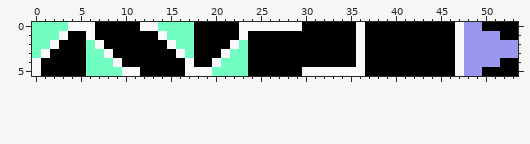
A pixel-art file gets an edit: dev/gfx/game/dialog.aseprite. Above: the version before the commit.
54x6 pixels, 1 frame.
After the commit:
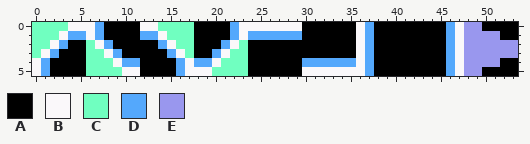
Palette (. is transparent): A #000000  B #faf8fa  C #70ffc0  D #54a8fc  E #9997ee
Change:
@@ x 0..53 @@
-0 CCCCBBBAAAAABBCCCCAAAAABBBBBBBAAAAAABAAAAAAAAAABEEAAAA
-1 CCCBAABAAAAAAABCCCAAAAABAAAAAAAAAAAABAAAAAAAAAABEEEEAA
-2 CCBAAACBAAAAAAABCCAAAABCAAAAAAAAAAAABAAAAAAAAAABEEEEEE
-3 CBAAAACCBAAAAAAABCAAABCCAAAAAAAAAAAABAAAAAAAAAABEEEEEE
-4 BAAAAACCCBAAAAAAABAABCCCAAAAAAAAAAAABAAAAAAAAAABEEEEAA
-5 BAAAAACCCCBBAAAAABBBCCCCAAAAAABBBBBBBAAAAAAAAAABEEAAAA
+0 CCCCBBBDAAAABBCCCCAAAADBBBBBBBAAAAAABDAAAAAAAADBEEAAAA
+1 CCCBDDBDAAAADDBCCCAAAADBDDDDDDAAAAAABDAAAAAAAADBEEEEAA
+2 CCBDAACBDAAAAADBCCAAADBCAAAAAAAAAAAABDAAAAAAAADBEEEEEE
+3 CBDAAACCBDAAAAADBCAADBCCAAAAAAAAAAAABDAAAAAAAADBEEEEEE
+4 BDAAAACCCBDDAAAADBDDBCCCAAAAAADDDDDDBDAAAAAAAADBEEEEAA
+5 BDAAAACCCCBBAAAADBBBCCCCAAAAAABBBBBBBDAAAAAAAADBEEAAAA
